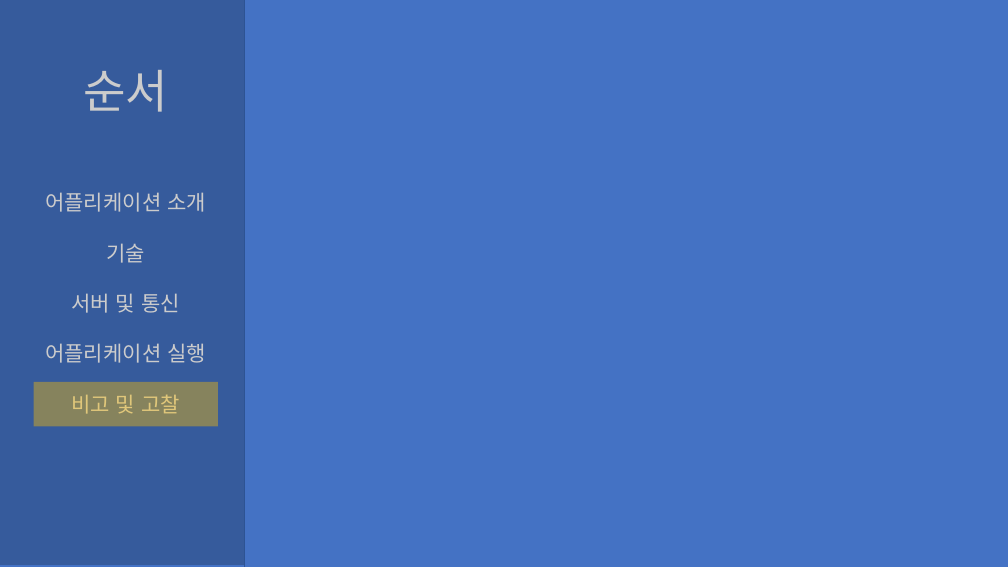
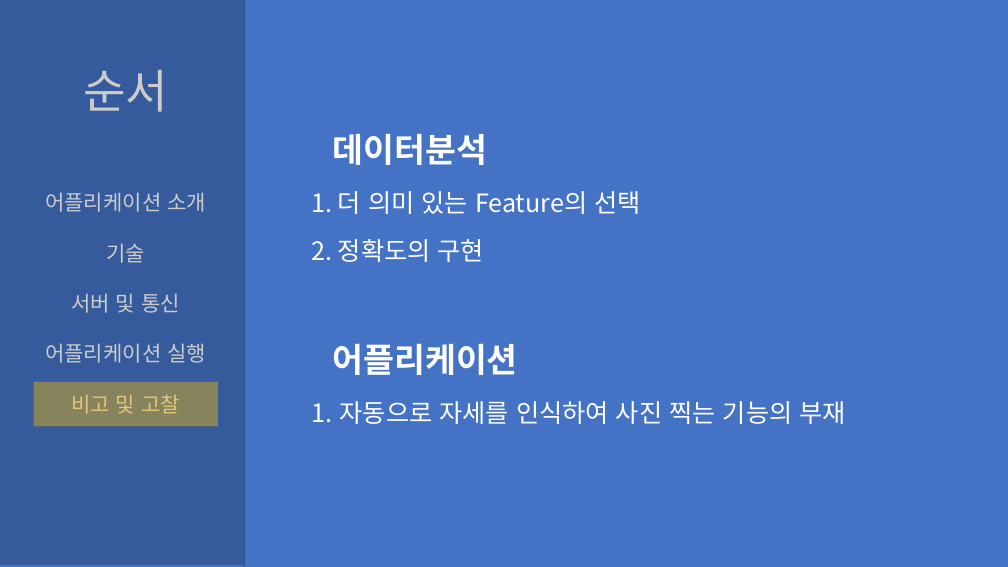
Before and after one commit to S-Hun/Open_Source_Group3, a slide deck: slide 8 of Report#07/오픈소스전문프로젝트 최종 결과 보고.pptx. Drawn at 1008x567 pixels with LibreOffice and Linux fonts; fonts in the diff are those of the drawing. Boxes give left, top, right and bottom in pixels: in the first picture for what was removed or moved away, otherwise in the second. Text is boxed around its words. In the diff, an @@ line names an element or a change of style, - is before the commit and + after.

```diff
--- a/Report#07/오픈소스전문프로젝트 최종 결과 보고.pptx
+++ b/Report#07/오픈소스전문프로젝트 최종 결과 보고.pptx
@@ text added at (311,134,846,424), 24 pt, text #FFFFFF @@
+데이터분석
+1. 더 의미 있는 Feature의 선택
+2. 정확도의 구현
+어플리케이션
+1. 자동으로 자세를 인식하여 사진 찍는 기능의 부재
```
Also in this commit, not shown: 2 other slides changed, 1 slide added, 2 other files.
